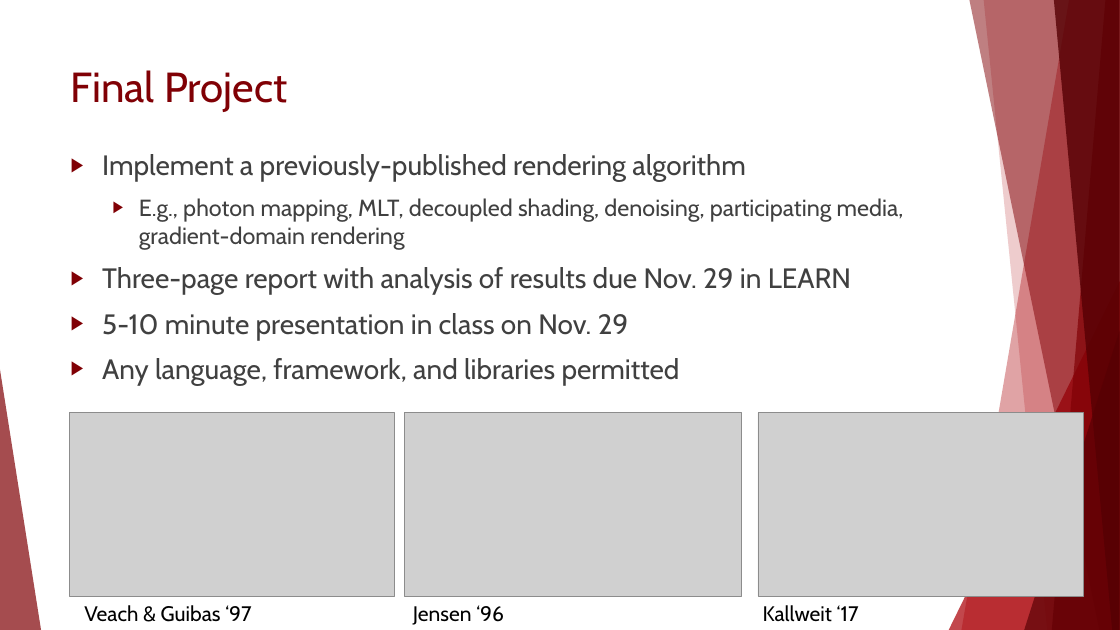
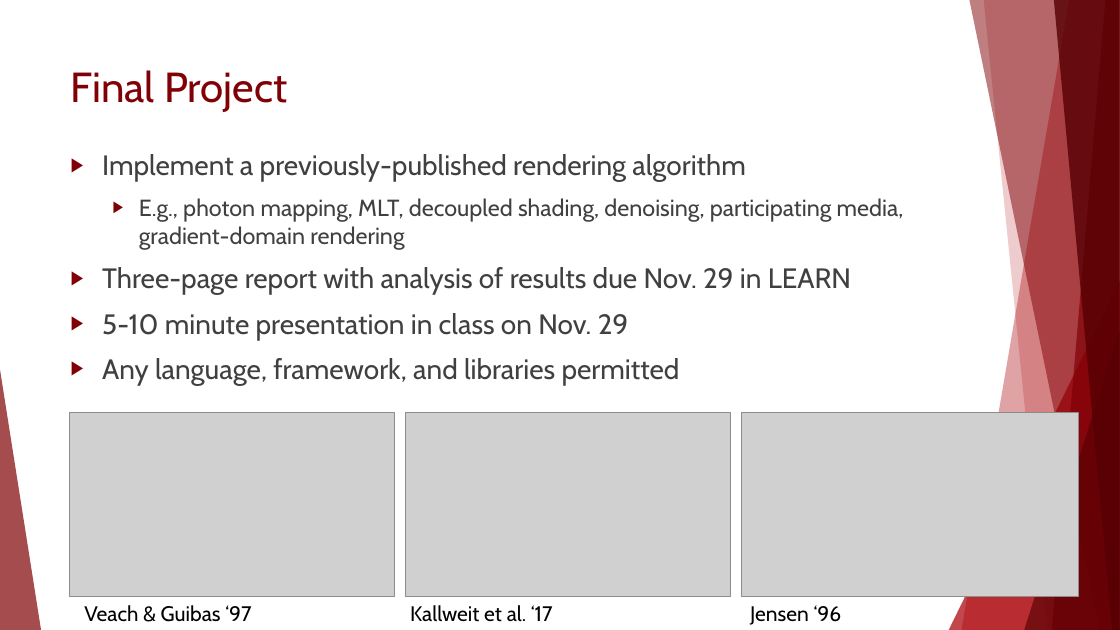
Before and after one commit to morgan3d/advanced-ray-tracing-course, a slide deck: slide 5 of welcome.pptx. Drawn at 1120x630 pixels with LibreOffice and Linux fonts; fonts in the diff are those of the drawing; grey boxes stand for pictures. Boxes give left, top, right and bottom in pixels: in the first picture for what was removed or moved away, otherwise in the second. Text is boxed around its words. In the diff, an @@ line names an element or a change of style, - is before the commit and + after.

```diff
--- a/welcome.pptx
+++ b/welcome.pptx
@@ picture: place and size @@
-picture at (758,413,1083,597)
+picture at (406,413,731,597)
@@ picture: place and size @@
-picture at (405,413,742,597)
+picture at (742,413,1079,597)
@@ text "Jensen ‘96": place and size @@
-text "Jensen ‘96" at (413,605,504,625)
+text "Jensen ‘96" at (750,605,842,625)
@@ text at (410,605,553,622): text changed @@
-Kallweit ‘17
+Kallweit et al. ‘17
```
Also in this commit, not shown: 1 other slide changed, 1 other file.
